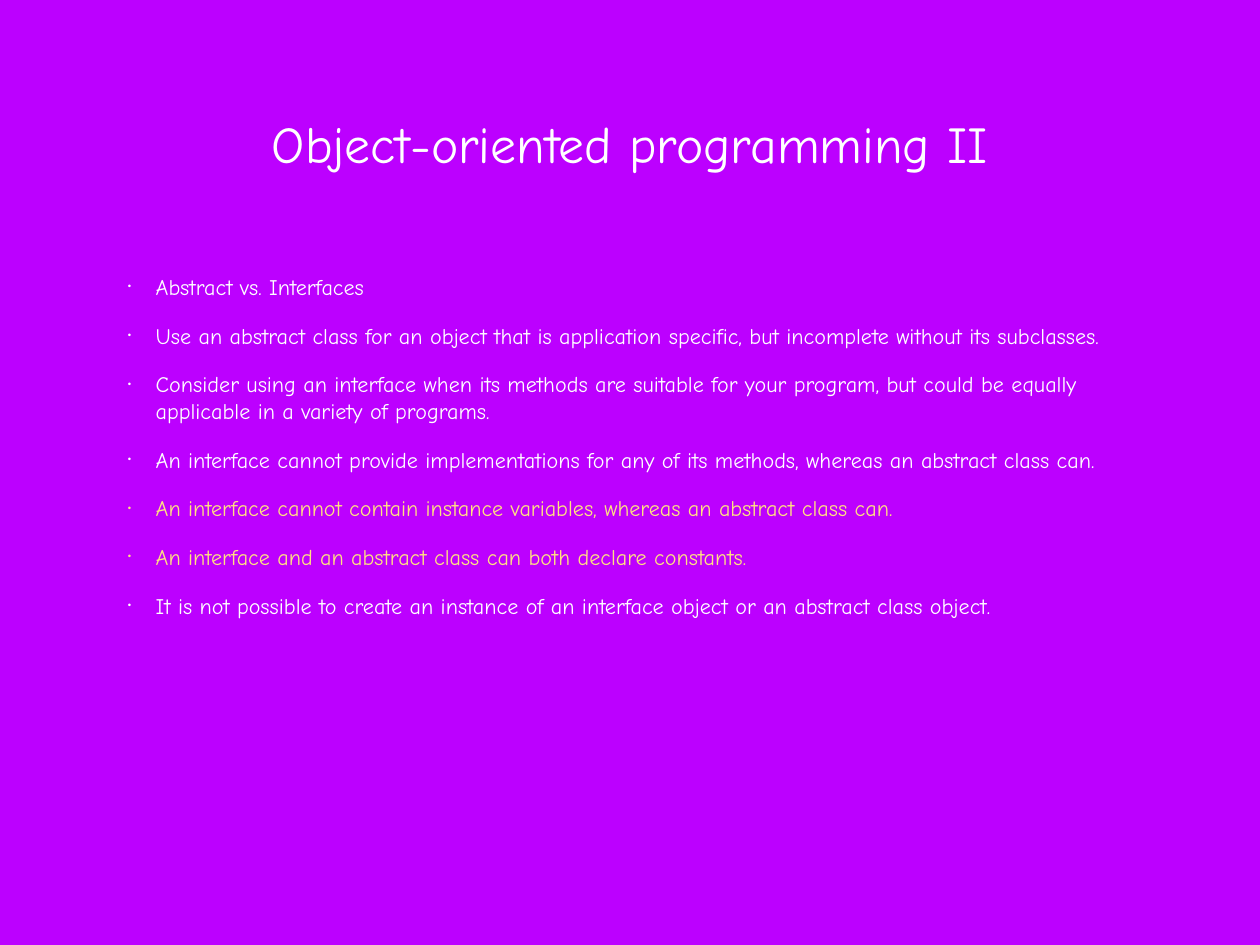
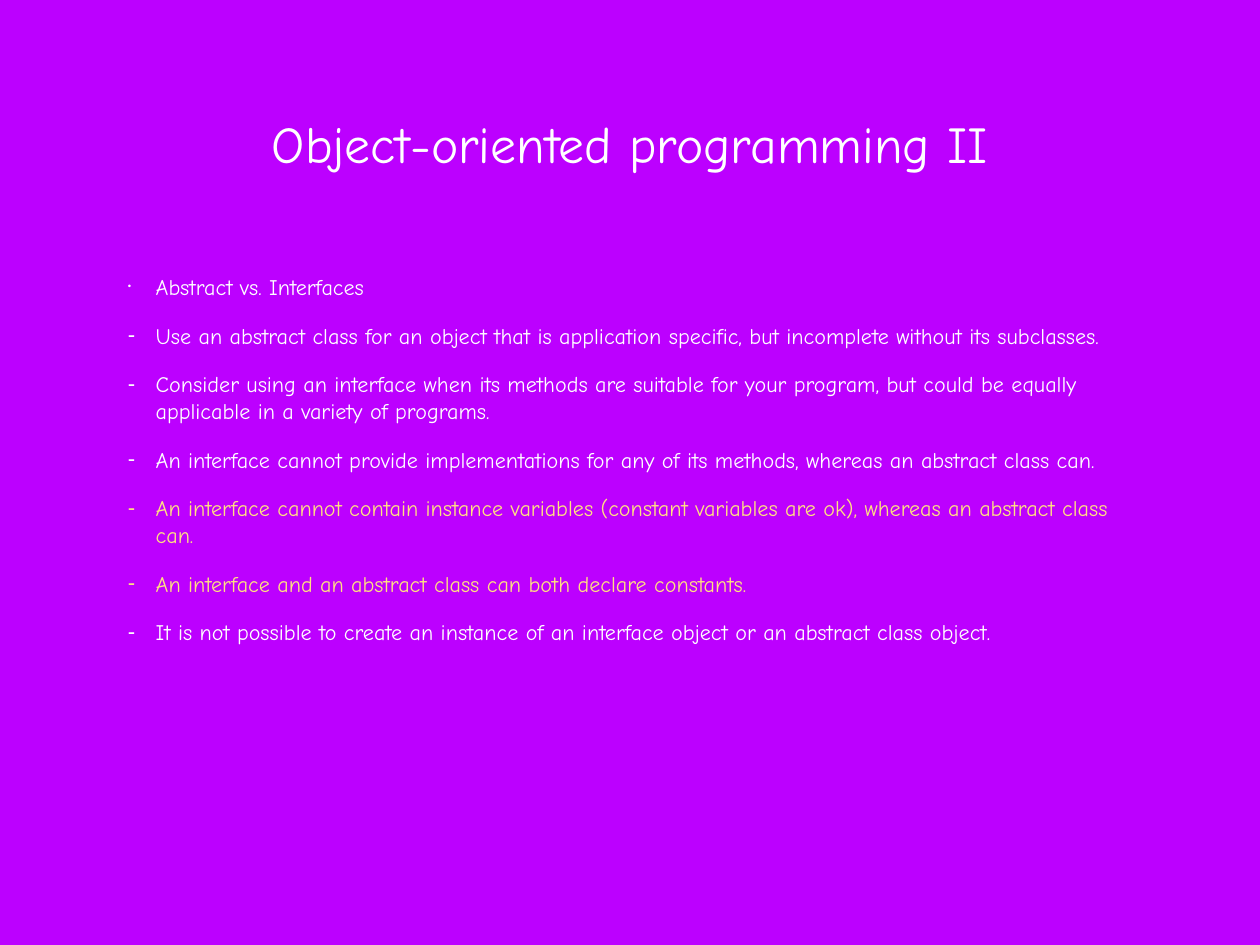
Before and after one commit to difficultcho/AP-A-2018.01.27--, a slide deck: slide 167 of AP计算机A-2018.01.27-张淼.pptx (slide 166 before the commit). Drawn at 1260x945 pixels with LibreOffice and Linux fonts; fonts in the diff are those of the drawing; background and template pictures are left out. Boxes give left, top, right and bottom in pixels: in the first picture for what was removed or moved away, otherwise in the second. Text is boxed around its words. In the diff, an @@ line names an element or a change of style, - is before the commit and + after.

```diff
--- a/AP计算机A-2018.01.27-张淼.pptx
+++ b/AP计算机A-2018.01.27-张淼.pptx
@@ text at [156, 329, 1098, 645]: bullet • to - @@
@@ text at [156, 498, 1107, 543]: text changed @@
-• An interface cannot contain instance variables, whereas an abstract class can.
+– An interface cannot contain instance variables (constant variables are ok), whereas an abstract class can.
```
Also in this commit, not shown: 25 other slides changed, 1 slide added.
